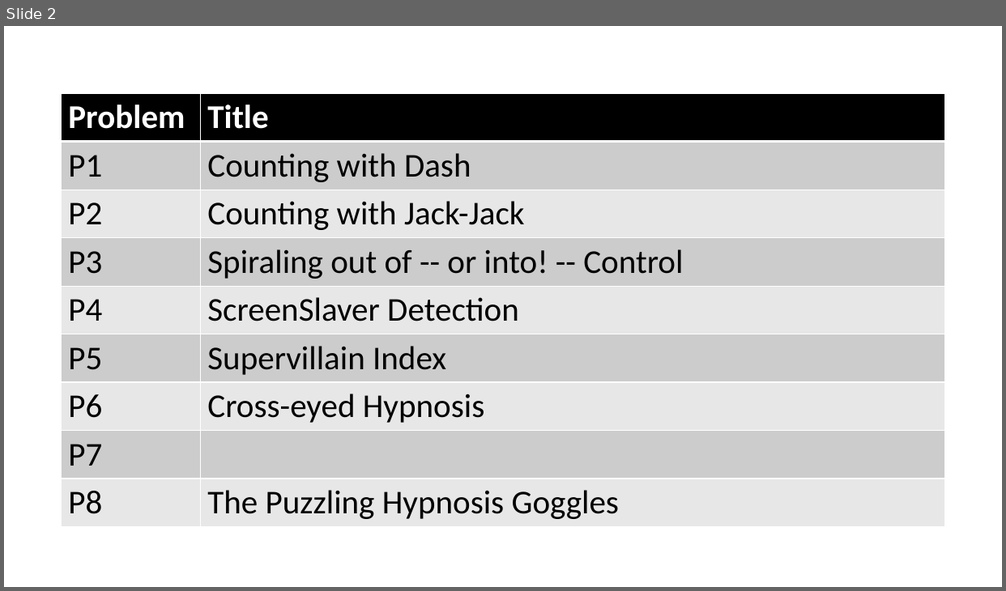
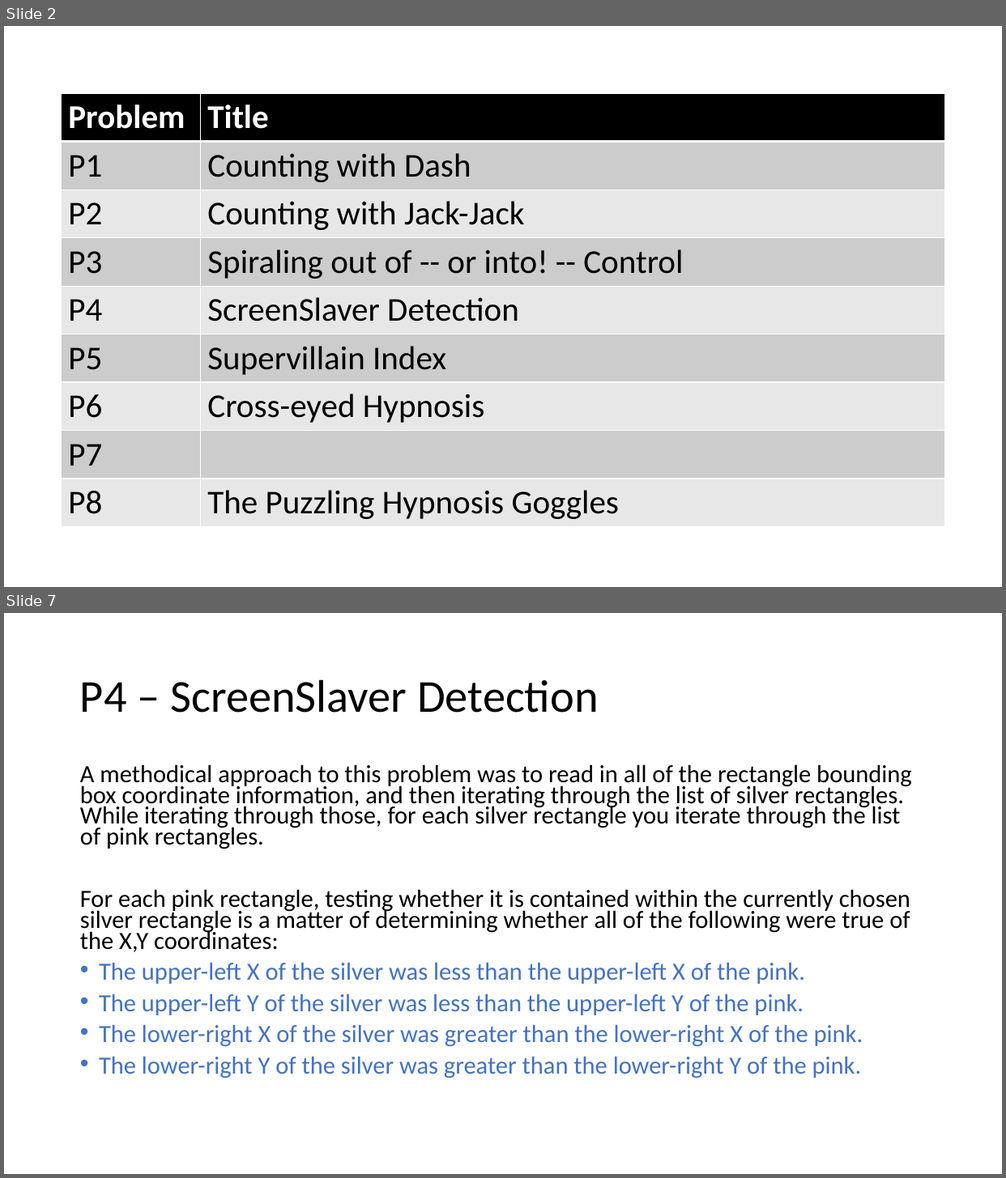
Before and after one commit to JohnDickerson/umd_hspc2019, a slide deck: docs/2019-solutions.pptx. Shown one above the other, each under a label of ours: slide 2 before the commit, slides 2 and 7 after it; the slides between them are not shown. The pictures are 1006x591 and 1006x1178 pixels, drawn with LibreOffice and Linux fonts; fonts in the diff are those of the drawing. Boxes give left, top, right and bottom in pixels: in the first picture for what was removed or moved away, otherwise in the second. Text is boxed around its words. In the diff, an @@ line names an element or a change of style, - is before the commit and + after.

```diff
--- a/docs/2019-solutions.pptx
+++ b/docs/2019-solutions.pptx
@@ slide 7 added at box(4, 613, 1002, 1174), background #FFFFFF @@
@@ title added at box(80, 679, 599, 713), 44 pt, text #000000 @@
+P4 – ScreenSlaver Detection
@@ text added at box(80, 764, 912, 1079), 23.8 pt, text #000000 @@
+A methodical approach to this problem was to read in all of the rectangle bounding box coordinate information, and then iterating through the list of silver rectangles. While iterating through those, for each silver rectangle you iterate through the list of pink rectangles.
+For each pink rectangle, testing whether it is contained within the currently chosen silver rectangle is a matter of determining whether all of the following were true of the X,Y coordinates:
+• The upper-left X of the silver was less than the upper-left X of the pink.
+• The upper-left Y of the silver was less than the upper-left Y of the pink.
+• The lower-right X of the silver was greater than the lower-right X of the pink.
+• The lower-right Y of the silver was greater than the lower-right Y of the pink.
```
Also in this commit, not shown: 1 slide changed, 3 other slides added.
